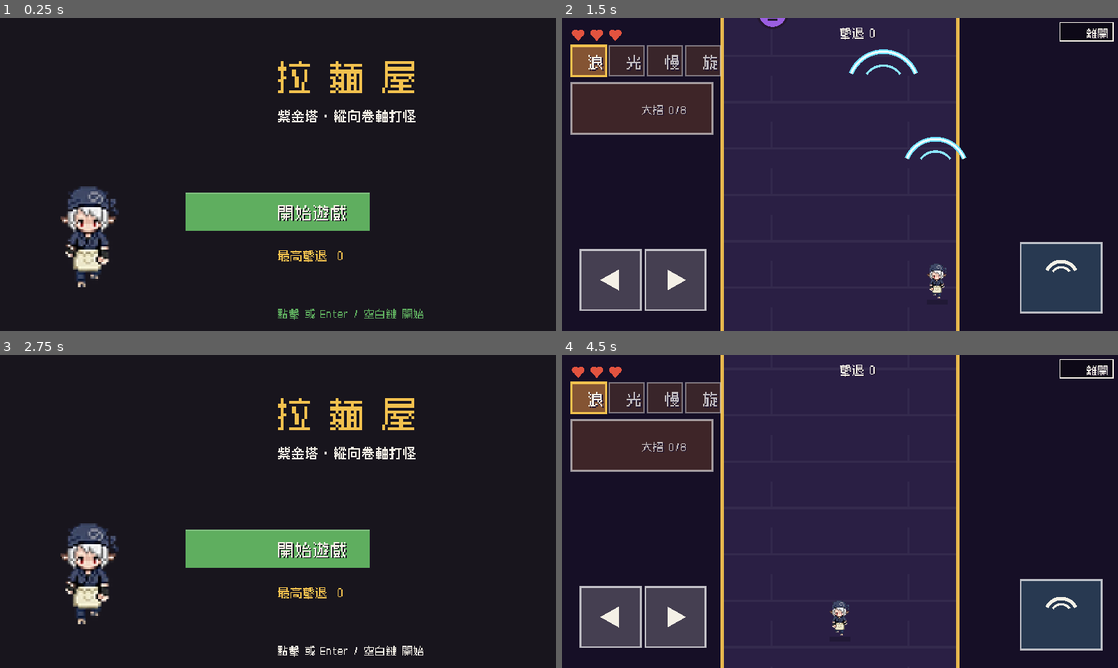
Above: before the commit, frames 1-4 (two rows, left to right).
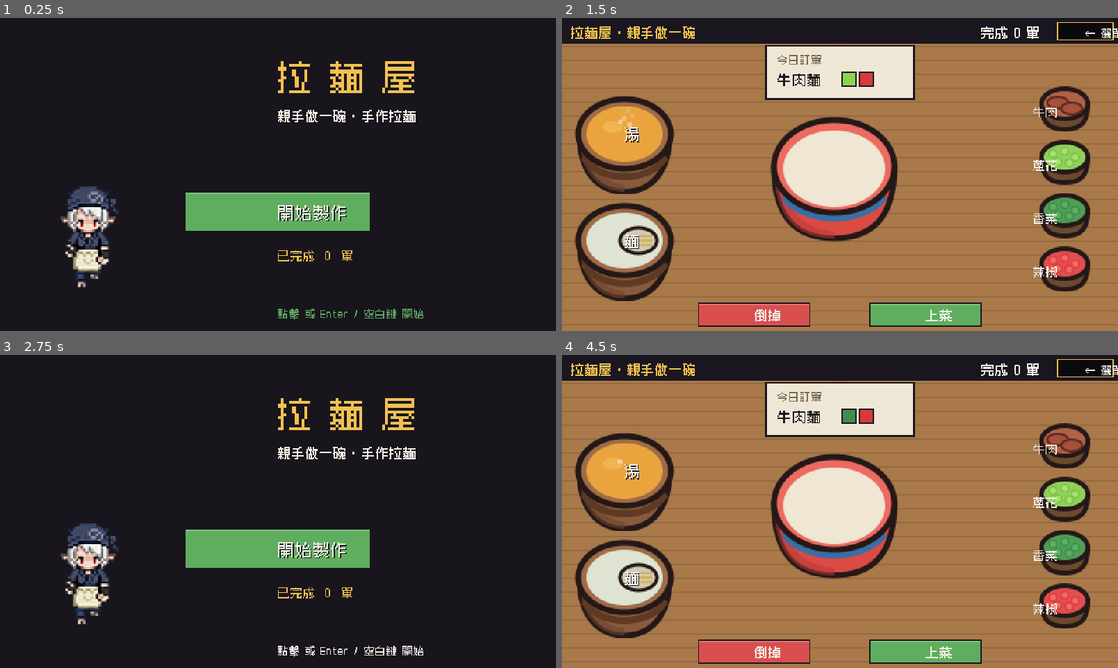
Above: after the commit, the same moments.

Repository: meloalright/ramen-ya
Game: Godot game, scene res://scenes/Menu.tscn
Two runs of this game, one before a commit and one after it. Both use one fixed random seed, a clock stepped at 60 frames per second and the inputs below.
Inputs (mouse positions are in pixels of both pictures, inside the frame that each line leads up to):
- Up to frame 1 (0.25 s): no input
- Up to frame 2 (1.5 s): tap Enter at 0.5, 0.8 s; move the mouse to (962, 158) at 0.52 s; hold D 0.53-1.25 s; tap R at 0.6 s; click (962, 158) at 0.67 s; tap Space at 0.77, 1.07 s; drag from (728, 190) to (812, 237) at 1.27 s
- Up to frame 3 (2.75 s): move the mouse to (333, 442) at 2.02 s; hold D from 2.03 s (still down); tap M at 2.1 s; tap E at 2.3 s
- Up to frame 4 (4.5 s): release D at 2.75 s; drag from (812, 574) to (673, 464) at 2.77 s; tap Space at 3.5 s; move the mouse to (1006, 558) at 3.52 s; hold A 3.53-4.25 s; hold Space 3.53-4.25 s; tap R at 3.8 s; tap Escape at 4.15 s; drag from (673, 464) to (756, 433) at 4.27 s

The runs differ from the first frame. In frame 1, 0.7% of the frame differs, in the area x 50-75%, y 29-78%; in frame 2, 93%; in frame 3, 0.7%; in frame 4, 94%, in the area x 0-100%, y 0-100%.

Commit message:
redesign: refined single-order hands-on ramen game + victory results
Pivoted the game from the shooter to a polished tabletop ramen-craft:
- Menu (開始製作) -> the cooking screen directly; ESC/back -> Menu.
- ONE order at a time (no queue/patience/multi-seat): a single pinned ticket.
- Serve a matching bowl -> a victory results popup (上菜成功 + the finished
  bowl + ★ rating from the noodle doneness + 再來一單 / 回主選單).
- Persisted '已完成 N 單' total (shown on the menu).
The shooter/world/shop scenes remain as dormant files.

Co-Authored-By: Claude Opus 4.8 (1M context) <noreply@anthropic.com>

Diff:
--- a/scripts/Main.gd
+++ b/scripts/Main.gd
@@ -18,6 +18,9 @@
 # action buttons
 const CLEAR_RECT := Rect2(118, 246, 96, 20)
 const SERVE_RECT := Rect2(266, 246, 96, 20)
+# victory screen buttons
+const NEXT_RECT := Rect2(250, 196, 132, 28)
+const MENU_RECT := Rect2(98, 196, 132, 28)
 
 # the assembly bowl (slightly-tilted overhead) — click target to add / sprinkle.
 # the 128px sprite is drawn centred at BOWL_C; its bowl opening sits a little
@@ -86,6 +89,10 @@
 var selected_seat: int = 0
 
 var spawn_timer: float = 1.0
+
+# one order at a time + last result
+var order: Dictionary = {}
+var stars: int = 0
 var spawn_interval: float = 4.0
 
 # the bowl being assembled + what we're currently holding
@@ -147,7 +154,8 @@
 	_build_stations()
 	_load_cook()
 	_load_sfx()
-	_reset_bowl()
+	served = 0
+	_start_game()              # straight into making the one order
 	set_process(true)
 
 
@@ -285,8 +293,11 @@
 	queue_redraw()
 
 
-func _update_play(delta: float) -> void:
-	# relaxed craft: customers keep coming, no day timer, no fail state
+func _update_play(_delta: float) -> void:
+	pass  # single-order craft: nothing to tick; making the bowl is all in _process
+
+
+func _update_play_legacy(delta: float) -> void:
 	spawn_timer -= delta
 	if spawn_timer <= 0.0:
 		_try_spawn()
@@ -320,8 +331,7 @@
 	var wants := {}
 	for k in TOP_ORDER:
 		wants[k] = (randi() % 2 == 0)
-	var pat := 45.0          # generous — no rush, it's about doing it well
-	return { "wants": wants, "patience": pat, "max_patience": pat, "face": randi() % 4 }
+	return { "wants": wants }
 
 
 # =====================================================================
@@ -345,27 +355,22 @@
 
 func _handle_key(key: int) -> void:
 	if key == KEY_ESCAPE or key == KEY_M:
-		get_tree().change_scene_to_file("res://scenes/Shop.tscn")
-		return
-	if state == State.TITLE and (key == KEY_SPACE or key == KEY_ENTER):
-		_start_game()
-	elif state == State.OVER and (key == KEY_R or key == KEY_SPACE or key == KEY_ENTER):
+		get_tree().change_scene_to_file("res://scenes/Menu.tscn")
+		return
+	if state == State.OVER and (key == KEY_R or key == KEY_SPACE or key == KEY_ENTER):
 		_start_game()
 
 
 func _handle_click(p: Vector2) -> void:
 	if BACK_RECT.has_point(p):
-		get_tree().change_scene_to_file("res://scenes/Shop.tscn")
-		return
-	if state == State.TITLE or state == State.OVER:
-		_start_game()
-		return
-
-	# pick an order ticket to fill
-	for i in SEATS:
-		if _ticket_rect(i).has_point(p) and customers[i] != null:
-			selected_seat = i
-			return
+		get_tree().change_scene_to_file("res://scenes/Menu.tscn")
+		return
+	if state == State.OVER:
+		if MENU_RECT.has_point(p):
+			get_tree().change_scene_to_file("res://scenes/Menu.tscn")
+		else:
+			_start_game()      # 再來一單 button, or tap anywhere
+		return
 
 	# action buttons
 	if SERVE_RECT.has_point(p):
@@ -494,38 +499,30 @@
 
 
 func _serve() -> void:
-	var c = customers[selected_seat]
-	if c == null:
-		_spawn_float(Vector2(240, 150), "沒有客人", COL_YELLOW)
-		_sfx("no")
+	if order.is_empty():
 		return
 	if not _base_ok():
 		_spawn_float(Vector2(240, 150), "還沒做好！", COL_YELLOW)
 		_sfx("no")
 		return
-
-	if not _matches(c):
-		# wrong toppings — let the player try again, no penalty
-		_spawn_float(Vector2(seat_x[selected_seat], 60), "配料不對…", COL_YELLOW)
+	if not _matches(order):
+		_spawn_float(Vector2(240, 60), "配料不對…", COL_YELLOW)
 		_sfx("no")
 		flash = 0.18
 		flash_col = COL_YELLOW
 		return
 
-	# served! the bowl's quality is judged on the noodles' doneness
+	# success → victory! stars from the noodles' doneness
 	served += 1
-	var sx: int = seat_x[selected_seat]
-	if bowl_nq == "ok":
-		_spawn_float(Vector2(sx, 56), "完美的一碗！★", COL_GREEN)
-	elif bowl_nq == "raw":
-		_spawn_float(Vector2(sx, 56), "好吃，但麵有點生", COL_YELLOW)
-	else:
-		_spawn_float(Vector2(sx, 56), "好吃,下次麵別煮太久", COL_YELLOW)
+	stars = 3 if bowl_nq == "ok" else 2
 	_sfx("serve")
-	flash = 0.2
+	flash = 0.25
 	flash_col = COL_GREEN
-	customers[selected_seat] = null
-	_reset_bowl()
+	state = State.OVER          # victory / results screen (keeps the finished bowl on show)
+	var g = get_node_or_null("/root/Game")
+	if g:
+		g.high_score += 1       # persisted "completed orders" total
+		g.save()
 
 
 func _base_ok() -> bool:
@@ -554,10 +551,8 @@
 # =====================================================================
 func _start_game() -> void:
 	state = State.PLAY
-	served = 0
-	spawn_timer = 0.8
-	selected_seat = 0
-	customers = [null, null, null]
+	order = _make_order()
+	stars = 0
 	noodle_state = "empty"
 	noodle_t = 0.0
 	_reset_bowl()
@@ -616,9 +611,8 @@
 	for y in range(0, H, 12):
 		draw_rect(Rect2(0, y, W, 1), COL_WOOD_D)
 
-	# order tickets along the top
-	for i in SEATS:
-		_draw_ticket(i)
+	# the single order ticket, pinned at the top
+	_draw_order_ticket()
 
 	# the bowl (top-down) in the middle of the counter
 	_draw_assembly(BOWL_C)
@@ -651,7 +645,30 @@
 func _draw_hud() -> void:
 	draw_rect(Rect2(0, 0, W, 22), COL_INK)
 	_text("拉麵屋 · 親手做一碗", Vector2(8, 16), 11, COL_YELLOW)
-	_text("今日已做 " + str(served) + " 碗", Vector2(W - 130, 16), 11, COL_WHITE)
+	_text("完成 " + str(served) + " 單", Vector2(W - 118, 16), 11, COL_WHITE)
+
+
+func _draw_order_ticket() -> void:
+	if order.is_empty():
+		return
+	var r := Rect2(176, 24, 128, 46)
+	draw_rect(Rect2(r.position.x + r.size.x / 2 - 2, r.position.y - 4, 4, 6), COL_RED)   # pin
+	draw_rect(r, Color("efe7d6"))
+	draw_rect(r, COL_INK, false, 1.5)
+	_text("今日訂單", Vector2(r.position.x + 10, r.position.y + 15), 9, Color("7a6a52"))
+	_text("牛肉麵", Vector2(r.position.x + 10, r.position.y + 33), 12, COL_INK)
+	var wants := []
+	for k in TOP_ORDER:
+		if order.wants[k]:
+			wants.append(k)
+	if wants.is_empty():
+		_text("原味", Vector2(r.position.x + 70, r.position.y + 33), 10, Color("7a6a52"))
+	else:
+		var ix := r.position.x + 66
+		for k in wants:
+			draw_rect(Rect2(ix, r.position.y + 23, 12, 12), TOPPING[k].col)
+			draw_rect(Rect2(ix, r.position.y + 23, 12, 12), COL_INK, false, 1.0)
+			ix += 15
 
 
 func _draw_seat(i: int) -> void:
@@ -967,18 +984,47 @@
 func _draw_back_button() -> void:
 	draw_rect(BACK_RECT, Color(0, 0, 0, 0.6))
 	draw_rect(BACK_RECT, COL_YELLOW, false, 1.0)
-	_text("← 店內", Vector2(BACK_RECT.position.x + BACK_RECT.size.x / 2, BACK_RECT.position.y + 12),
+	_text("← 選單", Vector2(BACK_RECT.position.x + BACK_RECT.size.x / 2, BACK_RECT.position.y + 12),
 		9, COL_WHITE, HORIZONTAL_ALIGNMENT_CENTER)
 
 
 func _draw_over() -> void:
-	draw_rect(Rect2(0, 0, W, H), Color(0, 0, 0, 0.7))
-	var won := reputation > 0
-	var title := "打烊—今日結束！" if won else "遊戲結束"
-	_text(title, Vector2(240, 90), 22, (COL_GREEN if won else COL_RED), HORIZONTAL_ALIGNMENT_CENTER)
-	_text("今日收入  ￥" + str(money), Vector2(240, 130), 15, COL_YELLOW, HORIZONTAL_ALIGNMENT_CENTER)
-	_text("賣出拉麵  " + str(served), Vector2(240, 156), 12, COL_WHITE, HORIZONTAL_ALIGNMENT_CENTER)
-	_text("[ 點擊或按 R 再玩一次 ]", Vector2(240, 205), 12, COL_WHITE, HORIZONTAL_ALIGNMENT_CENTER)
+	draw_rect(Rect2(0, 0, W, H), Color(0.05, 0.04, 0.07, 0.72))
+	# a panel
+	draw_rect(Rect2(110, 40, 260, 196), Color("2a2030"))
+	draw_rect(Rect2(110, 40, 260, 196), COL_YELLOW, false, 2.0)
+	_text("上菜成功！", Vector2(240, 66), 19, COL_GREEN, HORIZONTAL_ALIGNMENT_CENTER)
+	# the finished bowl (scaled preview)
+	var bc := Vector2(240, 108)
+	var sz := 84.0
+	var dst := Rect2(bc.x - sz / 2.0, bc.y - sz / 2.0, sz, sz)
+	if ctex.has("td_bowl"):
+		draw_texture_rect(ctex["td_bowl"], dst, false)
+		if soup_fill > 0.0 and ctex.has("td_broth"):
+			draw_texture_rect(ctex["td_broth"], dst, false)
+		if bowl.noodles and ctex.has("td_noodles"):
+			draw_texture_rect(ctex["td_noodles"], dst, false)
+		if bowl.beef and ctex.has("td_beef"):
+			draw_texture_rect(ctex["td_beef"], dst, false)
+	# star rating (always 3 slots)
+	var sx0 := 240.0 - 3 * 18.0 / 2.0 + 9.0
+	for i in range(3):
+		_draw_star(Vector2(sx0 + i * 18.0, 162.0), i < stars)
+	var comment := "完美的一碗！" if stars >= 3 else "好吃,麵的火候再練練"
+	_text(comment, Vector2(240, 182), 10, COL_WHITE, HORIZONTAL_ALIGNMENT_CENTER)
+	# buttons
+	_draw_button(MENU_RECT, "回主選單", COL_PANEL_HI)
+	_draw_button(NEXT_RECT, "再來一單", COL_GREEN)
+
+
+func _draw_star(c: Vector2, full: bool) -> void:
+	var col := COL_YELLOW if full else Color(0.35, 0.3, 0.25)
+	var pts := PackedVector2Array()
+	for i in range(10):
+		var ang := -PI / 2.0 + i * PI / 5.0
+		var rad := 7.0 if i % 2 == 0 else 3.0
+		pts.append(c + Vector2(cos(ang), sin(ang)) * rad)
+	draw_colored_polygon(pts, col)
 
 
 func _draw_chef(center_bottom: Vector2, h: float) -> void:
--- a/scripts/Menu.gd
+++ b/scripts/Menu.gd
@@ -68,7 +68,7 @@
 
 
 func _start() -> void:
-	get_tree().change_scene_to_file("res://scenes/Tower.tscn")
+	get_tree().change_scene_to_file("res://scenes/Main.tscn")
 
 
 # =====================================================================
@@ -83,14 +83,14 @@
 
 	# title
 	_ctext("拉 麵 屋", Vector2(240, 60), 30, COL_YELLOW)
-	_ctext("紫金塔 · 縱向卷軸打怪", Vector2(240, 88), 11, COL_WHITE)
+	_ctext("親手做一碗 · 手作拉麵", Vector2(240, 88), 11, COL_WHITE)
 
 	# walking chef on the left
 	_draw_chef(Vector2(78, 232), 92)
 
-	# start button + high score
-	_button(NEW_RECT, "開始遊戲", COL_GREEN, true)
-	_ctext("最高擊退  " + str(Game.high_score), Vector2(240, 208), 10, COL_YELLOW)
+	# start button + progress
+	_button(NEW_RECT, "開始製作", COL_GREEN, true)
+	_ctext("已完成  " + str(Game.high_score) + "  單", Vector2(240, 208), 10, COL_YELLOW)
 
 	_ctext("點擊 或 Enter / 空白鍵 開始", Vector2(240, 258), 9,
 		COL_GREEN if int(blink * 2.0) % 2 == 0 else COL_WHITE)
Binary file changed: assets/fonts/zpix.ttf
